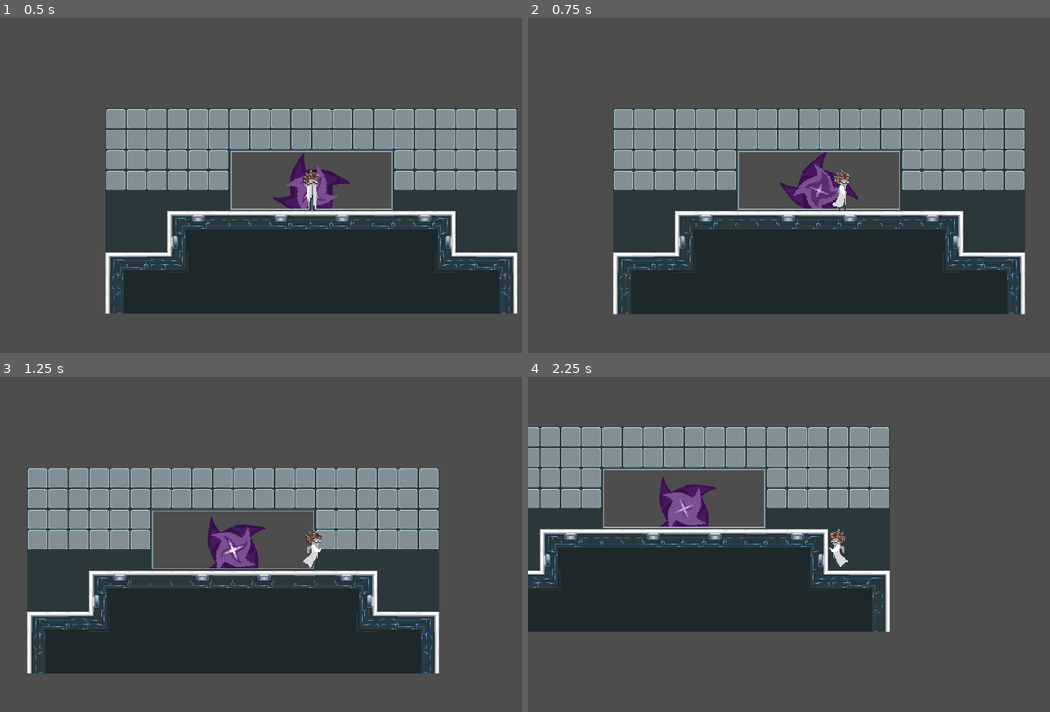
Above: before the commit, frames 1-4 (two rows, left to right).
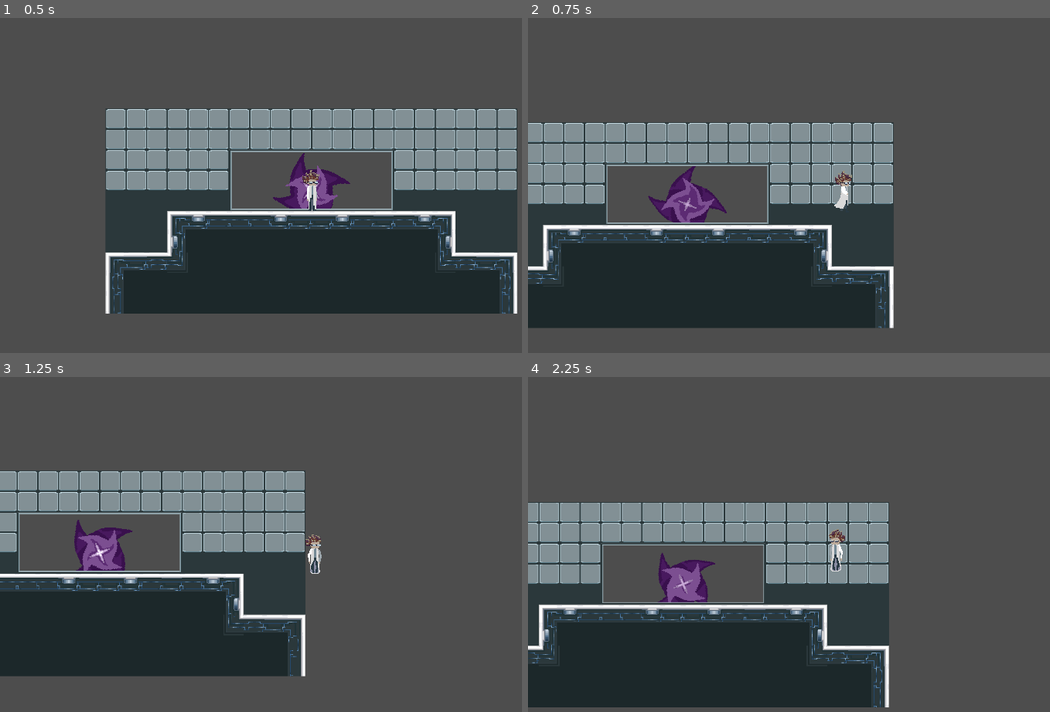
Above: after the commit, the same moments.

Repository: FieryEmber/GMTK2025
Game: Godot game, scene res://Scenes/level.tscn
Same seed, same stepped clock (60 frames per second), same inputs: the game is played once before the commit and once after it.
Inputs (mouse positions are in pixels of both pictures, inside the frame that each line leads up to):
- Up to frame 1 (0.5 s): no input
- Up to frame 2 (0.75 s): move the mouse to (971, 175) at 0.52 s; hold D (right) from 0.53 s (still down); tap T (teleport, bound only after the commit) at 0.6 s
- Up to frame 3 (1.25 s): keep holding D (right); tap W (jump) at 0.77 s
- Up to frame 4 (2.25 s): move the mouse to (715, 567) at 1.27 s; tap T (teleport, bound only after the commit) at 1.35, 2.1 s; tap W (jump) at 1.52 s; move the mouse to (898, 474) at 2.02 s; release D (right) at 2.03 s; hold A (left) from 2.03 s (still down)

Frame 1 is identical in both runs. In frame 2, 44% of the frame differs, in the area x 0-96%, y 26-93%; in frame 3, 33%; in frame 4, 47%, in the area x 0-70%, y 14-99%.

Commit message:
teleport

Diff:
--- a/project-loop/project.godot
+++ b/project-loop/project.godot
@@ -67,3 +67,8 @@
 "events": [Object(InputEventKey,"resource_local_to_scene":false,"resource_name":"","device":-1,"window_id":0,"alt_press …(192 unchanged characters)…
 ]
 }
+teleport={
+"deadzone": 0.2,
+"events": [Object(InputEventKey,"resource_local_to_scene":false,"resource_name":"","device":-1,"window_id":0,"alt_pressed":false,"shift_pressed":false,"ctrl_pressed":false,"meta_pressed":false,"pressed":false,"keycode":0,"physical_keycode":84,"key_label":0,"unicode":116,"location":0,"echo":false,"script":null)
+]
+}
Not shown: 1 places in project-loop/Scenes/level.tscn that only renumber resources
